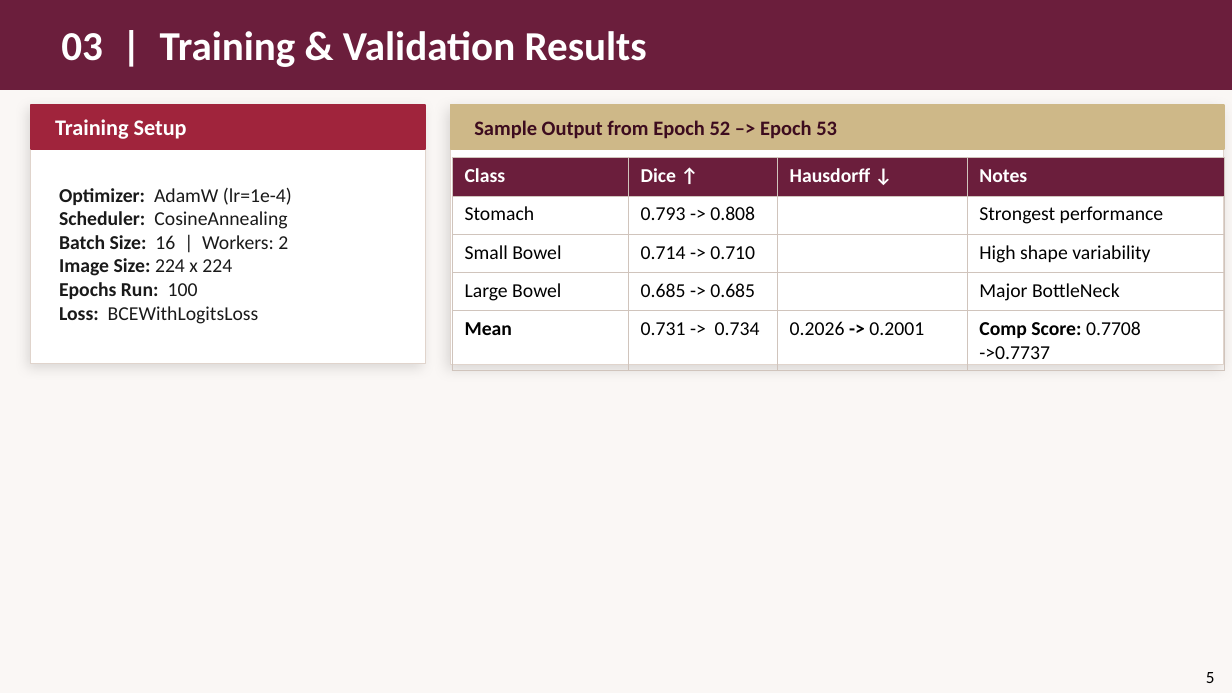
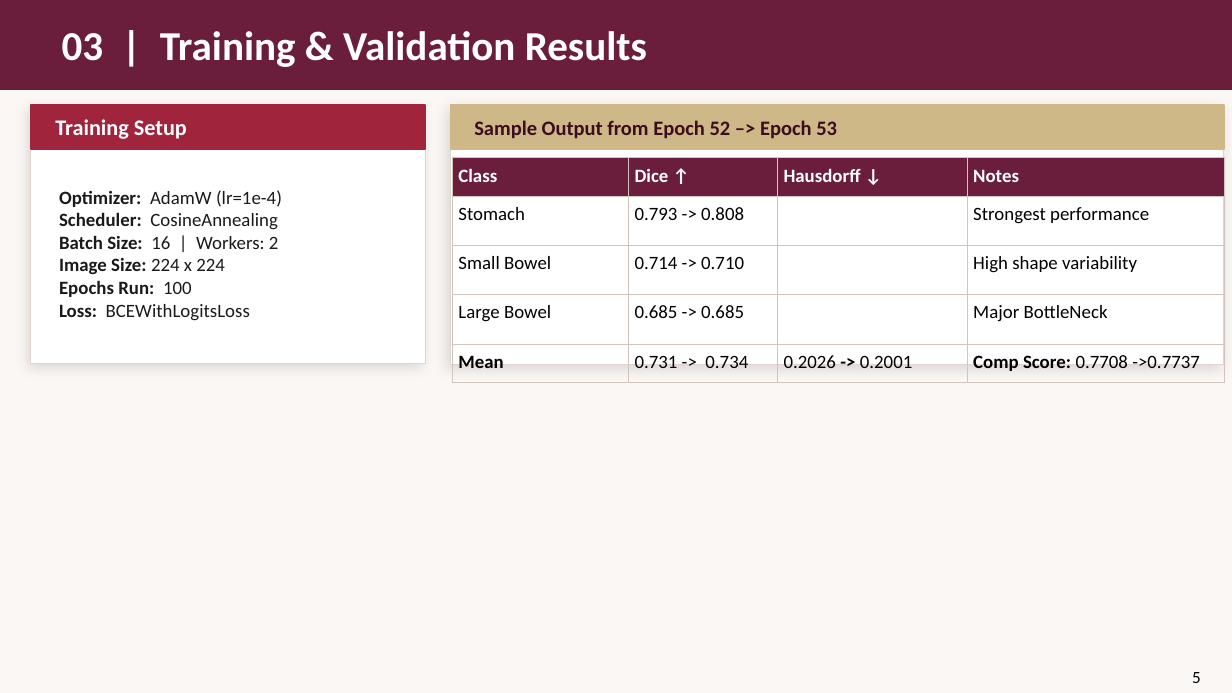
Before and after one commit to William-Ohonba/DS_Health_UWM_Project, a slide deck: slide 5 of presentations/Presentation3_GI_Segmentation.pptx. Drawn at 1232x693 pixels with LibreOffice and Linux fonts; fonts in the diff are those of the drawing. Boxes give left, top, right and bottom in pixels: in the first picture for what was removed or moved away, otherwise in the second. Text is boxed around its words. In the diff, an @@ line names an element or a change of style, - is before the commit and + after.

```diff
--- a/presentations/Presentation3_GI_Segmentation.pptx
+++ b/presentations/Presentation3_GI_Segmentation.pptx
@@ table at (452, 158, 1225, 375) @@
@@ size 11.5 to 11 pt @@
@@ text at (59, 190, 282, 321): text changed; size 11.5 to 11 pt @@
-Optimizer: AdamW (lr=1e-4)
-Scheduler: CosineAnnealing
-Batch Size: 16 | Workers: 2
-Image Size: 224 x 224
-Epochs Run: 100
-Loss: BCEWithLogitsLoss
+Optimizer: AdamW (lr=1e-4)
+Scheduler: CosineAnnealing
+Batch Size: 16 | Workers: 2
+Image Size: 224 x 224
+Epochs Run: 100
+Loss: BCEWithLogitsLoss
@@ text "5": place and size @@
-text "5" at (1206, 672, 1215, 683)
+text "5" at (1192, 672, 1201, 683)
```
Also in this commit, not shown: 8 other slides changed, 8 other files.
